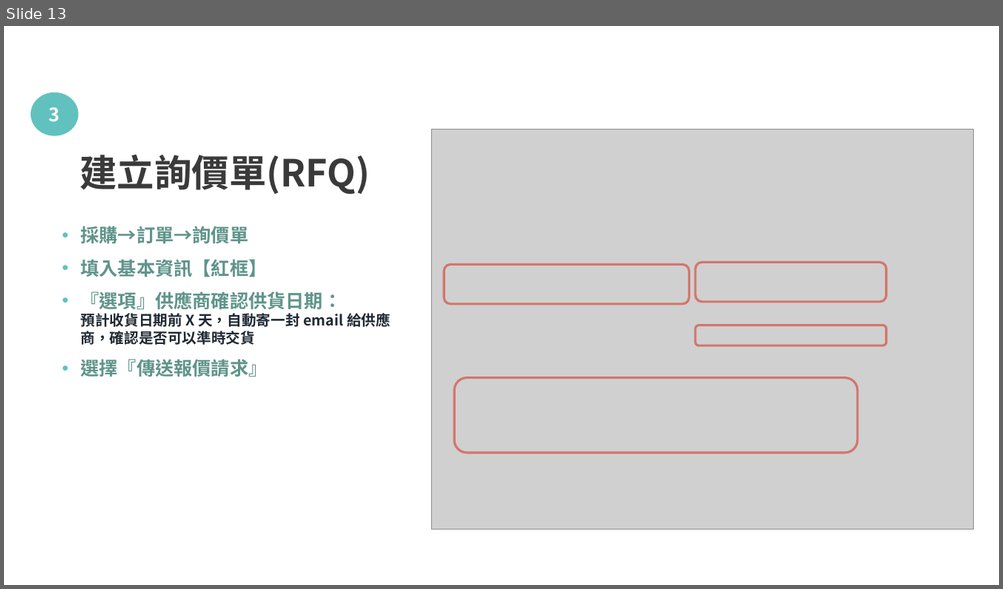
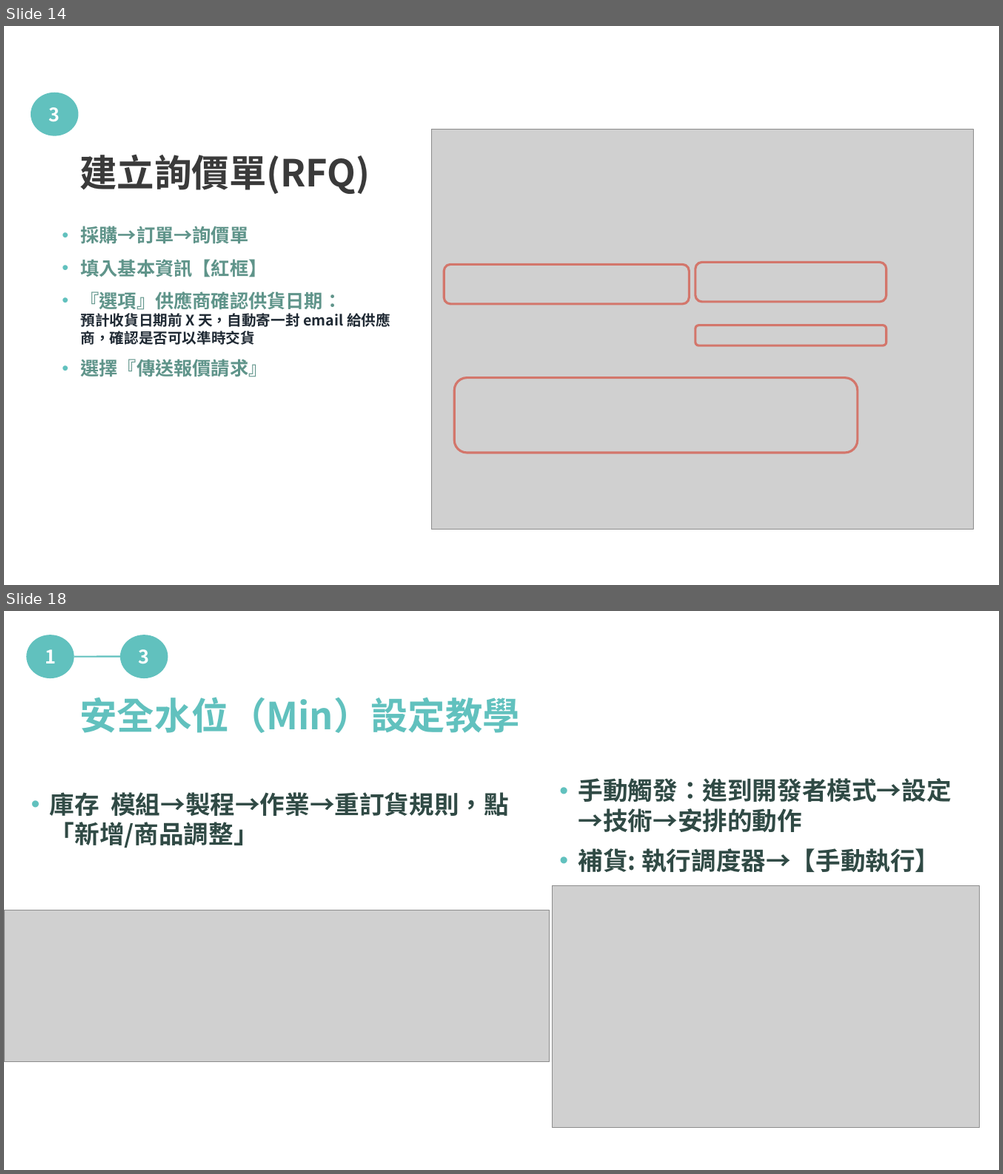
Before and after one commit to yanjenjen/project-assistant, a slide deck: Odoo知識庫/Purchase/採購Demo簡報_v0.4_艾創點模板.pptx. Shown one above the other, each under a label of ours: slide 13 before the commit, slides 14 and 18 after it; the slides between them are not shown. The pictures are 1003x589 and 1003x1174 pixels, drawn with LibreOffice and Linux fonts; fonts in the diff are those of the drawing; grey boxes stand for pictures; background and template pictures are left out. Boxes give left, top, right and bottom in pixels: in the first picture for what was removed or moved away, otherwise in the second. Text is boxed around its words. In the diff, an @@ line names an element or a change of style, - is before the commit and + after.

Commit message:
feat: 新增個人成長體系知識庫、更新Odoo Purchase知識庫與建大工業專案時程
- 新增 個人成長體系/：手冊、成長管理中心、方法模板、週月季檢討模板、建檔腳本
- 更新 Odoo知識庫 Purchase 模組功能概覽/操作SOP/常見問題、採購Demo簡報v0.4
- 更新建大工業_經銷商平台專案時程追蹤表

```diff
--- a/Odoo知識庫/Purchase/採購Demo簡報_v0.4_艾創點模板.pptx
+++ b/Odoo知識庫/Purchase/採購Demo簡報_v0.4_艾創點模板.pptx
@@ slide 18 added at bbox=[4, 611, 999, 1170], background picture (left out) @@
@@ ellipse added at bbox=[26, 635, 74, 678], fill #61C1BE @@
@@ text added at bbox=[45, 649, 56, 664], 18 pt, text #FFFFFF, bold @@
+1
@@ ellipse added at bbox=[120, 635, 168, 678], fill #61C1BE @@
@@ text added at bbox=[139, 649, 150, 664], 18 pt, text #FFFFFF, bold @@
+3
@@ curved line added from (74, 657) to (120, 657), #61C1BE 1.5 pt @@
@@ title added at bbox=[79, 697, 520, 733], 36 pt, text #61C1BE, bold @@
+安全水位（Min）設定教學
@@ text added at bbox=[578, 778, 951, 872], 24 pt, text #304A45, bold @@
+• 手動觸發：進到開發者模式→設定→技術→安排的動作
+• 補貨: 執行調度器→【手動執行】
@@ text added at bbox=[50, 792, 509, 848], 24 pt, text #304A45, bold @@
+• 庫存 模組→製程→作業→重訂貨規則，點「新增/商品調整」
@@ picture added at bbox=[552, 886, 979, 1128] @@
@@ picture added at bbox=[4, 910, 549, 1062] @@
@@ what was slide 13 is now slide 14 @@
```
Also in this commit, not shown: 4 slides changed, 1 other slide added, 18 other files.
